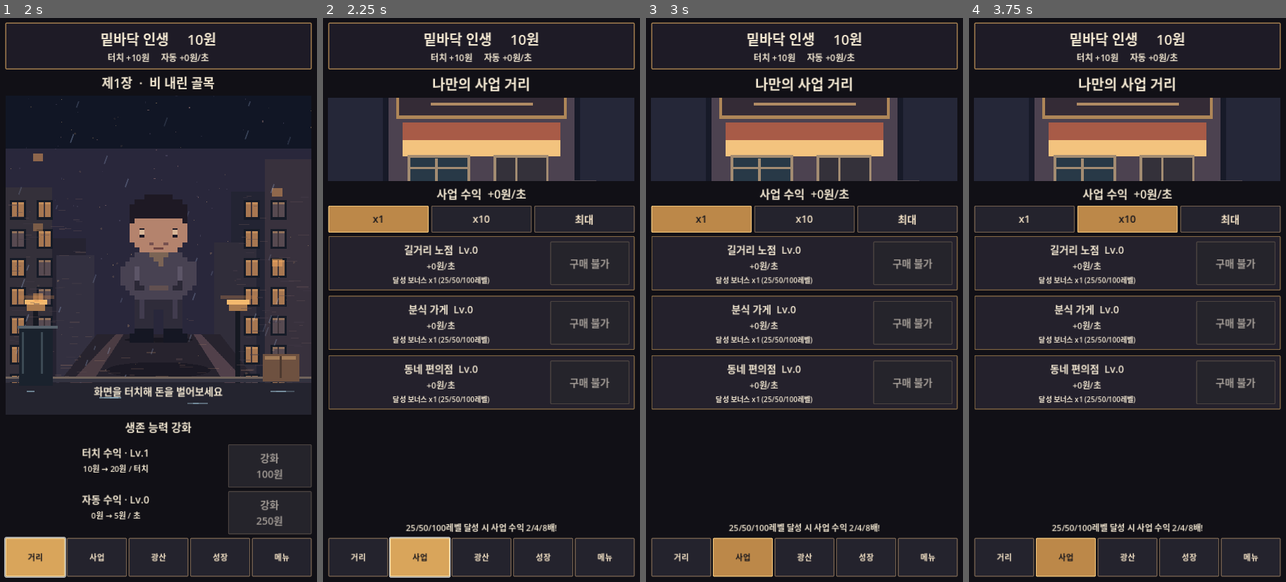
Above: before the commit, frames 1-4 (left to right).
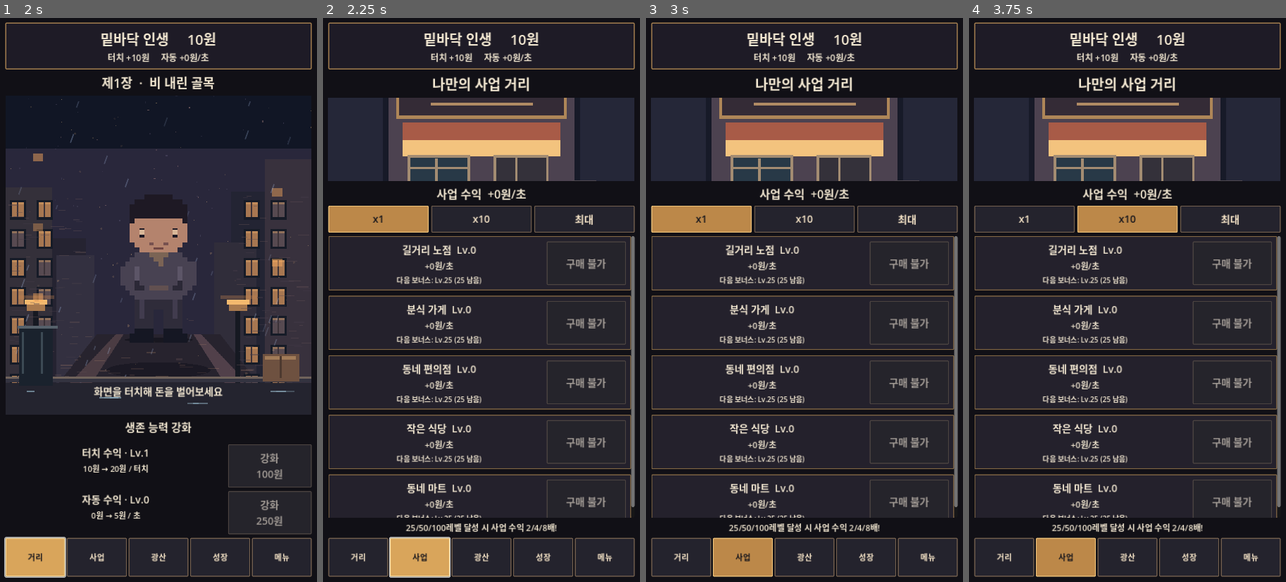
Above: after the commit, the same moments.

Repository: sungpil987/BottomLife-Reborn
Game: Godot game, scene res://scenes/Main.tscn
The game is run twice, just before and just after one commit, with the same random seed, the same clock (stepped at 60 frames per second) and the same inputs.
Inputs (mouse positions are in pixels of both pictures, inside the frame that each line leads up to):
- Up to frame 1 (2 s): click (158, 254) at 0.5 s; click "거리" at 1.25 s
- Up to frame 2 (2.25 s): click "사업" at 2 s
- Up to frame 3 (3 s): click "x1" at 2.75 s
- Up to frame 4 (3.75 s): click "x10" at 3.5 s

Frame 1 is identical in both runs. In frame 2, 5.5% of the frame differs, in the area x 1-99%, y 38-89%; in frame 3, 5.5%; in frame 4, 5.5%.

Commit message:
v2.4 expand business progression to five tiers with legacy save migration and milestone targets

Diff:
--- a/scripts/main.gd
+++ b/scripts/main.gd
@@ -9,7 +9,7 @@
 var offline_report: String = ""
 var tap_level: int = 1
 var auto_level: int = 0
-var business_levels: Array[int] = [0, 0, 0]
+var business_levels: Array[int] = [0, 0, 0, 0, 0]
 var mine_depth: int = 1
 var pickaxe_level: int = 1
 var ore: int = 0
@@ -26,9 +26,9 @@
 var mine_effect_layer: Control
 var mine_flash_tween: Tween
 const MINE_MAX_ENERGY := 10.0
-const BUSINESS_NAMES := ["길거리 노점", "분식 가게", "동네 편의점"]
-const BUSINESS_BASE_COST := [1000.0, 15000.0, 150000.0]
-const BUSINESS_BASE_INCOME := [12.0, 95.0, 780.0]
+const BUSINESS_NAMES := ["길거리 노점", "분식 가게", "동네 편의점", "작은 식당", "동네 마트"]
+const BUSINESS_BASE_COST := [1000.0, 15000.0, 150000.0, 2000000.0, 30000000.0]
+const BUSINESS_BASE_INCOME := [12.0, 95.0, 780.0, 7500.0, 85000.0]
 var current_tab: int = 0
 var header: Label
 var income_label: Label
@@ -111,7 +111,7 @@
 		auto_level = maxi(0, int(data.get("auto_level", 0)))
 		var saved_business = data.get("business_levels", [0, 0, 0])
 		if saved_business is Array:
-			for i in range(mini(3, saved_business.size())):
+			for i in range(mini(BUSINESS_NAMES.size(), saved_business.size())):
 				business_levels[i] = clampi(int(saved_business[i]), 0, 100000)
 		mine_depth = maxi(1, int(data.get("mine_depth", 1)))
 		pickaxe_level = maxi(1, int(data.get("pickaxe_level", 1)))
@@ -180,7 +180,7 @@
 			mine_buttons[2].disabled = ore < mine_depth_cost()
 	for i in range(business_buttons.size()):
 		if is_instance_valid(business_buttons[i]):
-			business_buttons[i].disabled = money < business_cost(i)
+			business_buttons[i].disabled = business_purchase_count(i) == 0
 			business_buttons[i].text = "확장 x%d\n%s원" % [business_purchase_count(i), number(business_purchase_cost(i, business_purchase_count(i)))] if business_purchase_count(i) > 0 else "구매 불가"
 	if is_instance_valid(tap_upgrade_button):
 		tap_upgrade_button.disabled = money < 100.0 * pow(1.35, tap_level - 1)
@@ -329,7 +329,7 @@
 
 func total_auto_income() -> float:
 	var result := float(auto_level) * 5.0
-	for i in range(3):
+	for i in range(BUSINESS_NAMES.size()):
 		result += float(business_levels[i]) * BUSINESS_BASE_INCOME[i] * business_milestone_multiplier(business_levels[i])
 	return result
 
@@ -406,7 +406,7 @@
 	rows.size_flags_horizontal = Control.SIZE_EXPAND_FILL
 	rows.add_theme_constant_override("separation", 12)
 	scroll.add_child(rows)
-	for i in range(3):
+	for i in range(BUSINESS_NAMES.size()):
 		var panel := PanelContainer.new()
 		panel.add_theme_stylebox_override("panel", panel_style(Color("#24212c"), Color("#826744"), 2))
 		rows.add_child(panel)
@@ -416,8 +416,9 @@
 		info.size_flags_horizontal = Control.SIZE_EXPAND_FILL
 		row.add_child(info)
 		info.add_child(make_label("%s  Lv.%d" % [BUSINESS_NAMES[i], business_levels[i]], 23))
-		info.add_child(make_label("+%s원/초" % number(float(business_levels[i]) * BUSINESS_BASE_INCOME[i] * business_milestone_multiplier(business_levels[i])), 19))
-		info.add_child(make_label("달성 보너스 x%.0f (25/50/100레벨)" % business_milestone_multiplier(business_levels[i]), 16))
+		info.add_child(make_label("+%s원/초" % number(float(business_levels[i]) * BUSINESS_BASE_INCOME[i] * business_milestone_multiplier(business_levels[i]) * prestige_multiplier()), 19))
+		var next_goal := 25 if business_levels[i] < 25 else (50 if business_levels[i] < 50 else (100 if business_levels[i] < 100 else 0))
+		info.add_child(make_label("다음 보너스: Lv.%d (%d 남음)" % [next_goal, next_goal - business_levels[i]] if next_goal > 0 else "모든 단계 보너스 달성!", 16))
 		var count := business_purchase_count(i)
 		var cost := business_purchase_cost(i, count)
 		var button := make_button("확장 x%d\n%s원" % [count, number(cost)] if count > 0 else "구매 불가")
